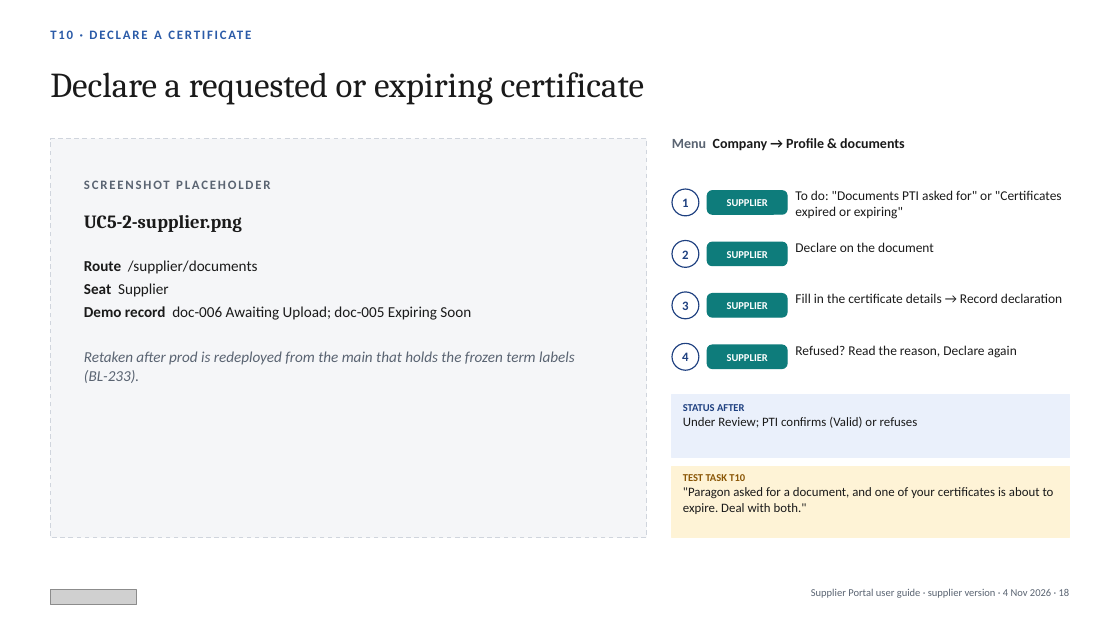
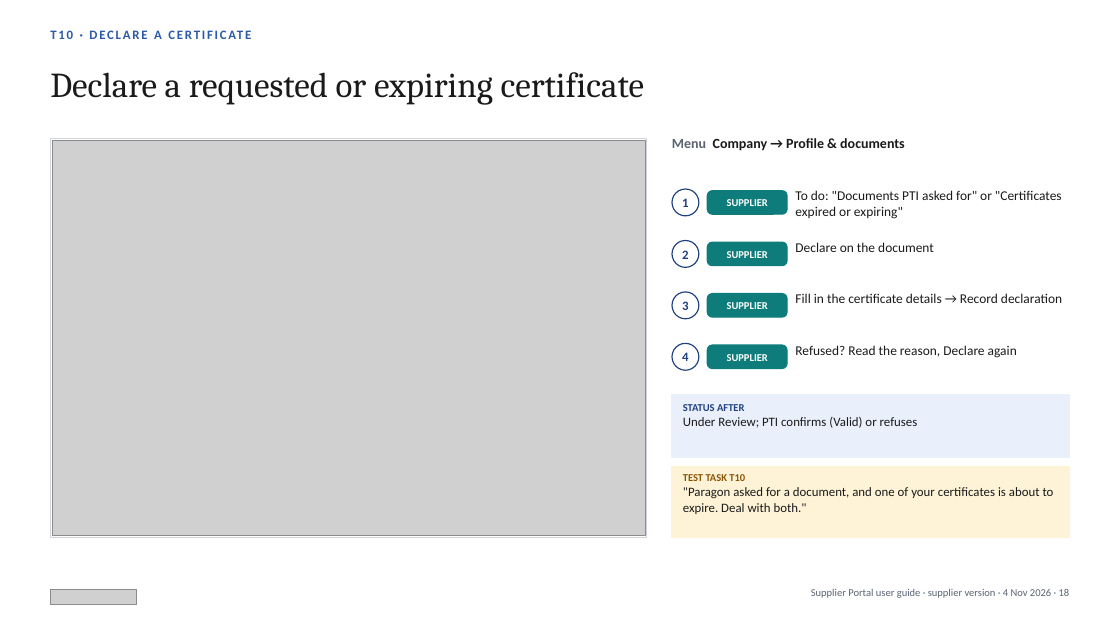
Before and after one commit to javal999/paragon-supplier-portal, a slide deck: slide 18 of docs/supplier-hub/user-guide/Paragon-Supplier-Portal-User-Guide-Supplier.pptx. Drawn at 1120x630 pixels with LibreOffice and Linux fonts; fonts in the diff are those of the drawing; grey boxes stand for pictures. Boxes give left, top, right and bottom in pixels: in the first picture for what was removed or moved away, otherwise in the second. Text is boxed around its words. In the diff, an @@ line names an element or a change of style, - is before the commit and + after.

```diff
--- a/docs/supplier-hub/user-guide/Paragon-Supplier-Portal-User-Guide-Supplier.pptx
+++ b/docs/supplier-hub/user-guide/Paragon-Supplier-Portal-User-Guide-Supplier.pptx
@@ rectangle at [50, 139, 647, 538]: fill #F5F6F8 to #FFFFFF; outline #D0D5DD 1 pt dashed to #D0D5DD 0.75 pt @@
@@ picture added at [52, 140, 645, 536] @@
@@ text removed at [84, 180, 270, 189] @@
-SCREENSHOT PLACEHOLDER
@@ text removed at [84, 215, 242, 232] @@
-UC5-2-supplier.png
@@ text removed at [84, 306, 575, 383] @@
-Route /supplier/documents
-Seat Supplier
-Demo record doc-006 Awaiting Upload; doc-005 Expiring Soon
-Retaken after prod is redeployed from the main that holds the frozen term labels (BL-233).
```
Also in this commit, not shown: 15 other slides changed, 40 other files.
